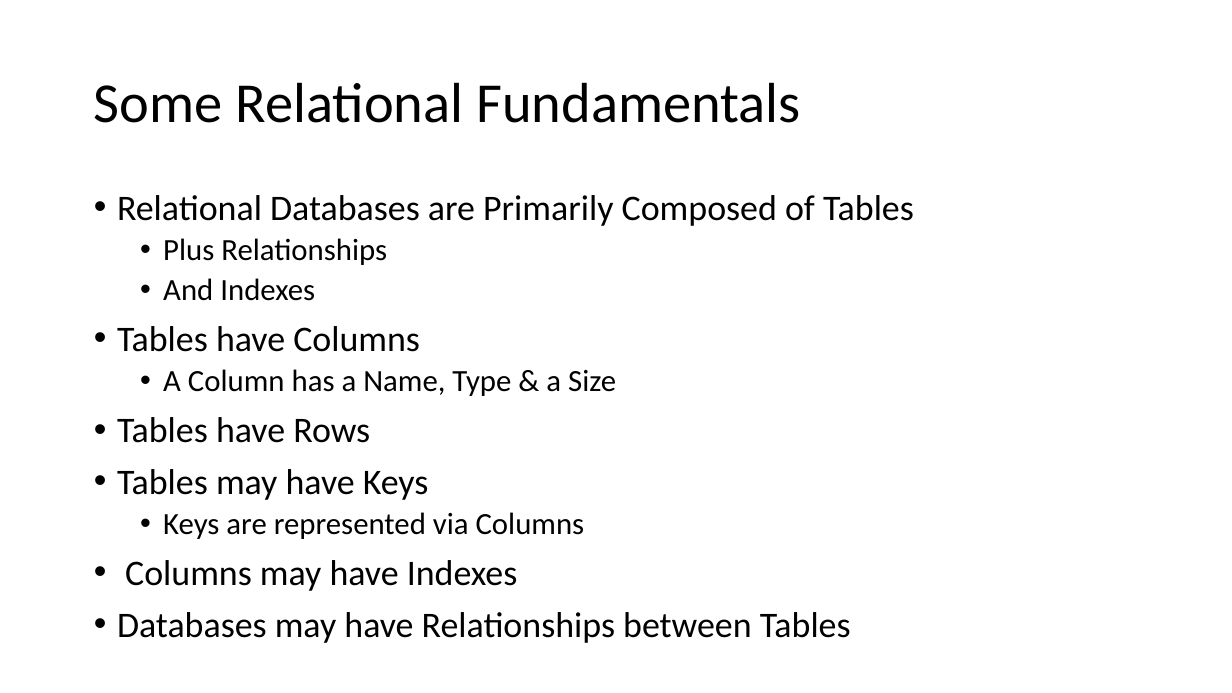
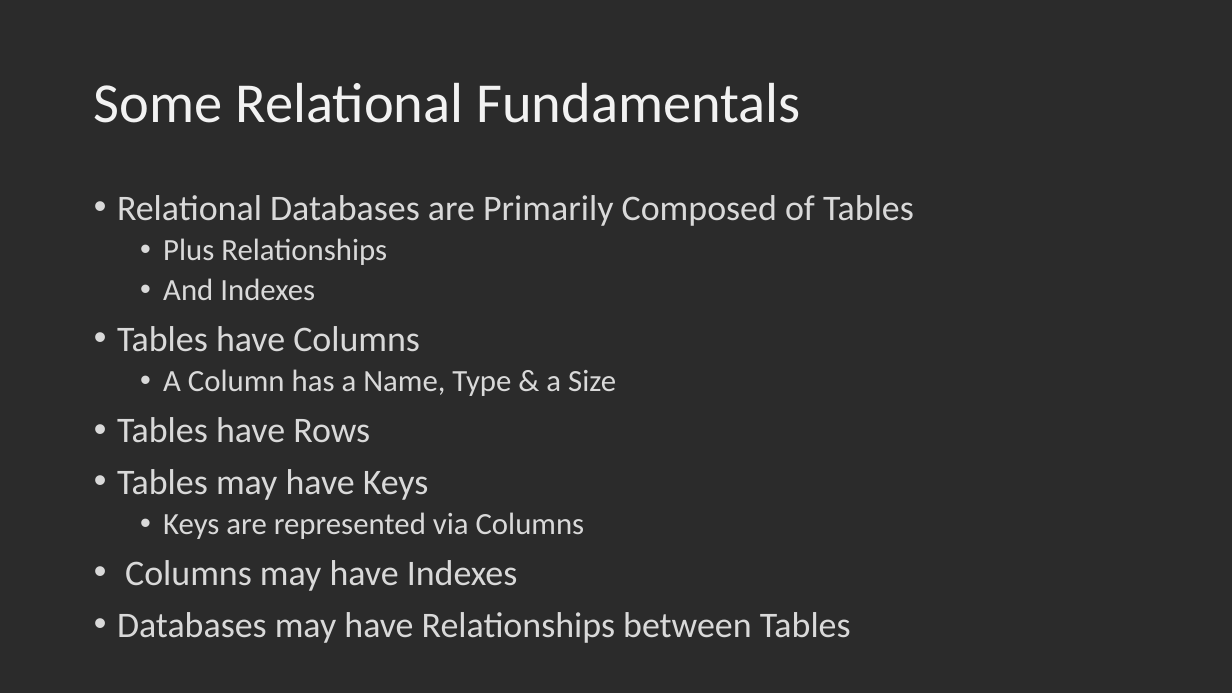
Before and after one commit to VDSFoundry/DbFundamentals, a slide deck: slide 8 of Db Design Fundamentals - Intro.pptx. Drawn at 1232x693 pixels with LibreOffice and Linux fonts; fonts in the diff are those of the drawing; background and template pictures are left out; a plain dark background stands for a picture behind light text. Boxes give left, top, right and bottom in pixels: in the first picture for what was removed or moved away, otherwise in the second. Text is boxed around its words. In the diff, an @@ line names an element or a change of style, - is before the commit and + after.

```diff
--- a/Db Design Fundamentals - Intro.pptx
+++ b/Db Design Fundamentals - Intro.pptx
@@ background #FFFFFF to picture (left out) @@
@@ title "Some Relational Fundamentals" at [94,83,800,123]: text colour #000000 to #F2F2F2 @@
@@ text "Relational Databases are Primarily Composed ..." at [117,195,914,643]: text colour #000000 to #D9D9D9 @@
```
Also in this commit, not shown: 19 other slides changed, 1 slide added, 21 other files.
